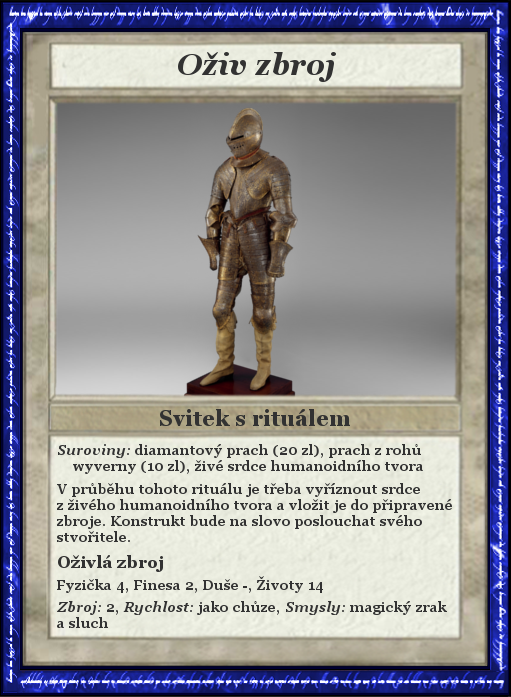
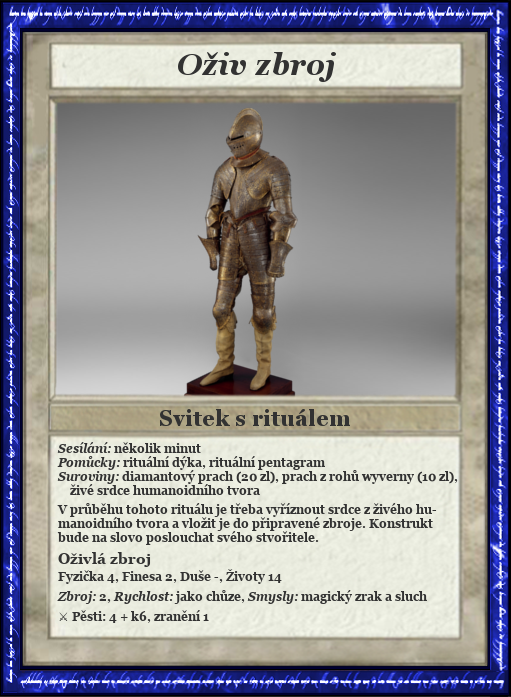
Layered file, before and after one edit (511 x 697). Changes by layer:
renamed "Suroviny: diamantový prach (20..." to "Sesílání: několik minut ...", painted on it over [57, 442, 458, 628]
